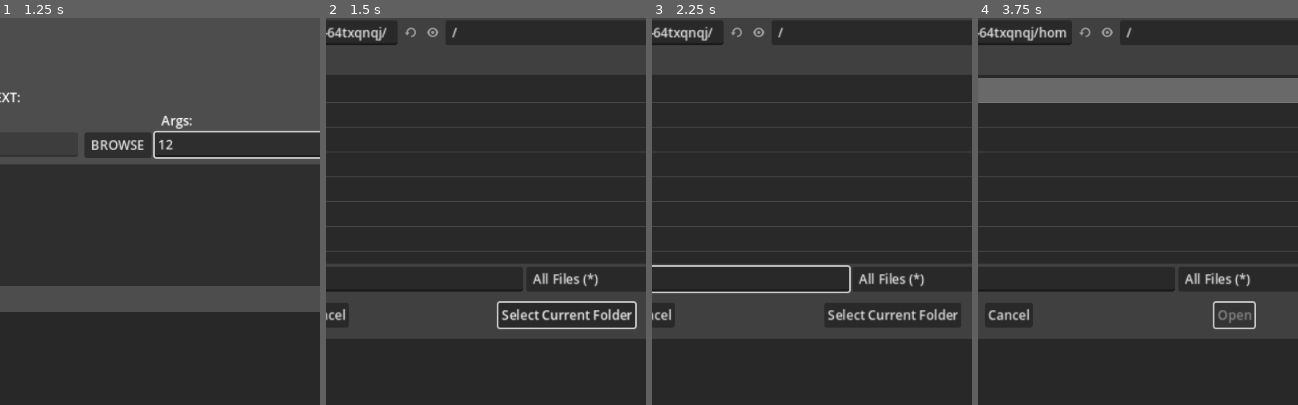
Above: before the commit, frames 1-4 (left to right).
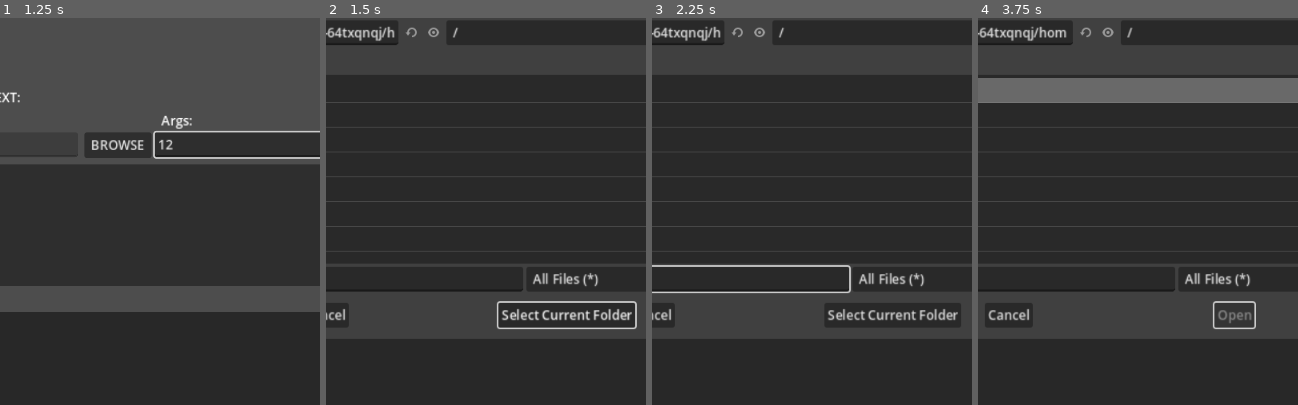
Above: after the commit, the same moments.

Repository: HephepTeam/HephepBuilder
Game: Godot game, scene res://scenes/hephep_builder.tscn
The game is run twice, just before and just after one commit, with the same random seed, the same clock (stepped at 60 frames per second) and the same inputs.
Inputs (mouse positions are % of the whole screen's width and height, from its top left):
- Up to frame 1 (1.25 s): click (44, 14) at 0.52 s; type "12" at 0.6 s; click (44, 22) at 0.75 s; type "12" at 0.83 s; click (70, 48) at 0.98 s; type "12" at 1.07 s
- Up to frame 2 (1.5 s): click "BROWSE" at 1.25 s
- Up to frame 3 (2.25 s): click (32, 65) at 2.02 s; type "12" at 2.1 s
- Up to frame 4 (3.75 s): click "Select Current Folder" at 2.75 s; click "BROWSE" at 3.5 s
The pictures show only the part of the screen within x 28-78%, y 32-82%; the shares and areas given below are measured in that part.

Frame 1 is identical in both runs. In frame 2, 0.1% of the frame differs, in the area x 19-42%, y 2-6%; in frame 3, 0.1%; in frame 4, less than 0.1%.
Error in both runs: Attempt to call function 'get_position' in base 'null instance' on a null instance. (res://scenes/hephep_builder.gd:205)

Commit message:
- changes some text to english - modify some mouse filters behavior

Diff:
--- a/HephepBuilder/scenes/hephep_builder.tscn
+++ b/HephepBuilder/scenes/hephep_builder.tscn
@@ -103,6 +103,7 @@
 offset_top = 250.0
 offset_right = 752.0
 offset_bottom = 330.0
+mouse_filter = 1
 
 [node name="MarginContainer" type="MarginContainer" parent="PlatformsSettings"]
 layout_mode = 0
@@ -132,6 +133,7 @@
 offset_top = 393.0
 offset_right = 800.0
 offset_bottom = 672.0
+mouse_filter = 1
 script = ExtResource("3_0pw6q")
 
 [node name="BatchListTitle" type="Label" parent="BatchList"]
@@ -163,6 +165,7 @@
 offset_top = 55.0
 offset_right = 320.0
 offset_bottom = 86.0
+mouse_filter = 1
 editable = false
 
 [node name="ScriptArgsLineEdit" type="LineEdit" parent="BatchList"]
@@ -171,6 +174,7 @@
 offset_top = 55.0
 offset_right = 709.0
 offset_bottom = 86.0
+mouse_filter = 1
 
 [node name="ItchScriptBrowseButton" type="Button" parent="BatchList"]
 custom_minimum_size = Vector2(0, 32)
@@ -179,6 +183,7 @@
 offset_top = 55.0
 offset_right = 412.0
 offset_bottom = 87.0
+mouse_filter = 1
 text = "BROWSE"
 
 [node name="AddScriptButton" type="Button" parent="BatchList"]
@@ -187,6 +192,7 @@
 offset_top = 55.0
 offset_right = 768.0
 offset_bottom = 87.0
+mouse_filter = 1
 disabled = true
 text = "ADD"
 
@@ -196,6 +202,7 @@
 offset_top = 95.0
 offset_right = 768.0
 offset_bottom = 127.0
+mouse_filter = 1
 disabled = true
 text = "DEL"
 
@@ -204,7 +211,7 @@
 initial_position = 1
 size = Vector2i(800, 400)
 min_size = Vector2i(300, 300)
-ok_button_text = "Ouvrir"
+ok_button_text = "Open"
 dialog_hide_on_ok = true
 file_mode = 0
 access = 2
@@ -215,6 +222,7 @@
 offset_top = 95.0
 offset_right = 709.0
 offset_bottom = 247.0
+mouse_filter = 1
 text_overrun_behavior = 1
 max_columns = 2
 
@@ -225,6 +233,7 @@
 offset_top = 135.0
 offset_right = 763.0
 offset_bottom = 167.0
+mouse_filter = 1
 disabled = true
 text = "up"
 
@@ -253,7 +262,7 @@
 initial_position = 1
 size = Vector2i(800, 400)
 min_size = Vector2i(300, 300)
-ok_button_text = "Sélectionner le dossier courant"
+ok_button_text = "Select Current Folder"
 dialog_hide_on_ok = true
 file_mode = 2
 access = 2
@@ -263,7 +272,7 @@
 initial_position = 1
 size = Vector2i(800, 400)
 min_size = Vector2i(300, 300)
-ok_button_text = "Ouvrir"
+ok_button_text = "Open"
 dialog_hide_on_ok = true
 file_mode = 0
 access = 2
